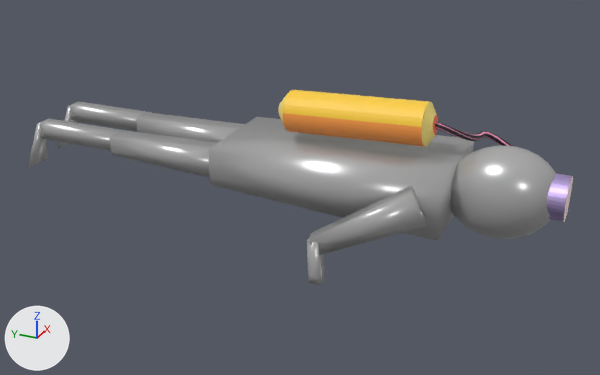
Two versions of the Blender file blender/Another Diver.blend, one commit apart.
Camera for both pictures: a 50 mm camera at (-13.58, -4.22, 6.22) aimed at (0.0, 1.89, -0.57). The axes (+X, +Y, +Z) are drawn at lower left. The lights are the same throughout.

Names of what the first picture shows: 'Body', 'Hoze', 'Mask', 'Tank'.
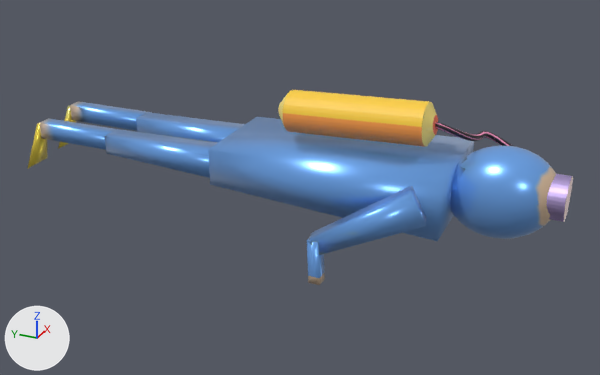
Where the change shows, as pixel boxes [x1, y1, x2, y2] in the pictures (600 x 375 px):
'Body', surface changed (grey to blue): [27, 101, 556, 285] in both

Diff of the bpy script that builds the scene:
```diff
--- a/blender/Another Diver.blend.py
+++ b/blender/Another Diver.blend.py
@@ img_bodytexture_001 @@
+img_bodytexture_001 = load_image('BodyTexture.001', 'BodyTexture.001.png', 2048, 2048, 'sRGB')
@@ mat_material @@
 mat_material = principled_material('Material')
-mat_material.base_color = (0.5, 0.5, 0.5)  # grey #bcbcbc
-mat_material.metallic = 0.43
+mat_material.texture = img_bodytexture_001
+mat_material.metallic = 0.551
 mat_material.roughness = 0.27
-mat_material.sheen_weight = 0.0937
+mat_material.sheen_weight = 0.162
```
